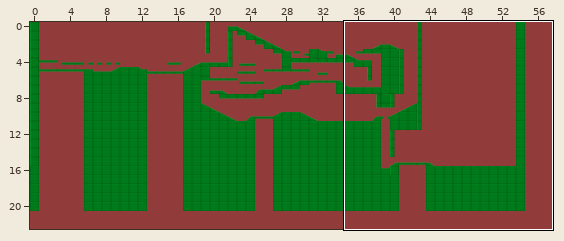
One commit to this Tiled map: assets/levels/R1/Z2.tmx. The first picture is a wide view before the edit; the outline marks the close-up.
Close-up. As it was:
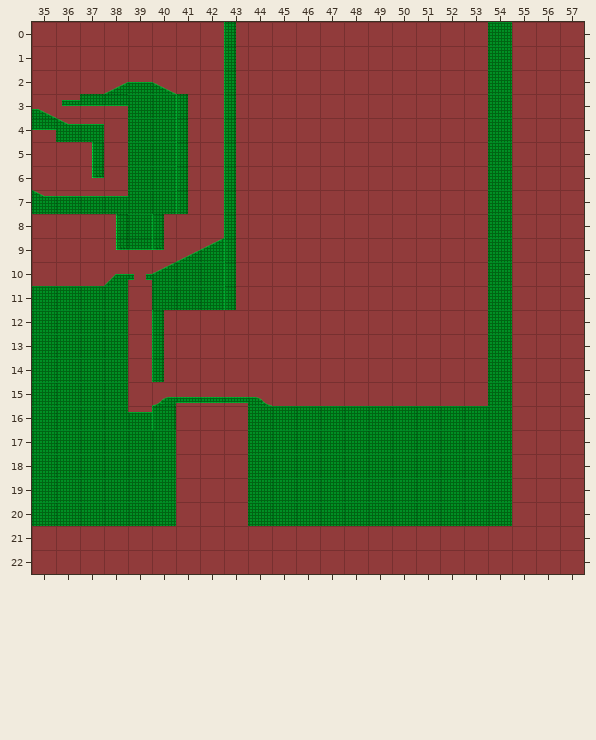
Cells are 128x128 px. Shown: x 35..57, y 0..22. The commit also changed other parts of the map, which this record leaves out.
The result:
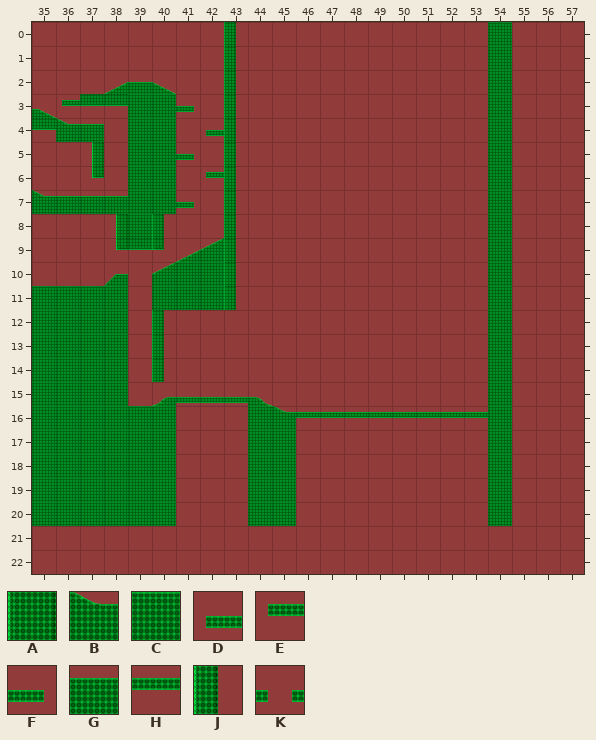
Key: from "128x128": A 1, B 2, C 11, D 18, E 19, F 20, G 23, H 24, J 28, K 50.
_ is an empty cell.
Tiles replaced or removed in this view: A, C, G, J, K.
Diff:
Changed rows in their new state; . is an unchanged cell.
Layer "LAYER0":
first column x 39:
 3 ..F.
 4 .._D
 5 ..F.
 6 .._E
 7 ..F.
10 _...
first column x 39:
16 CC....BHHHHHHHH
17 .......________
18 .......________
19 .......________
20 .......________
